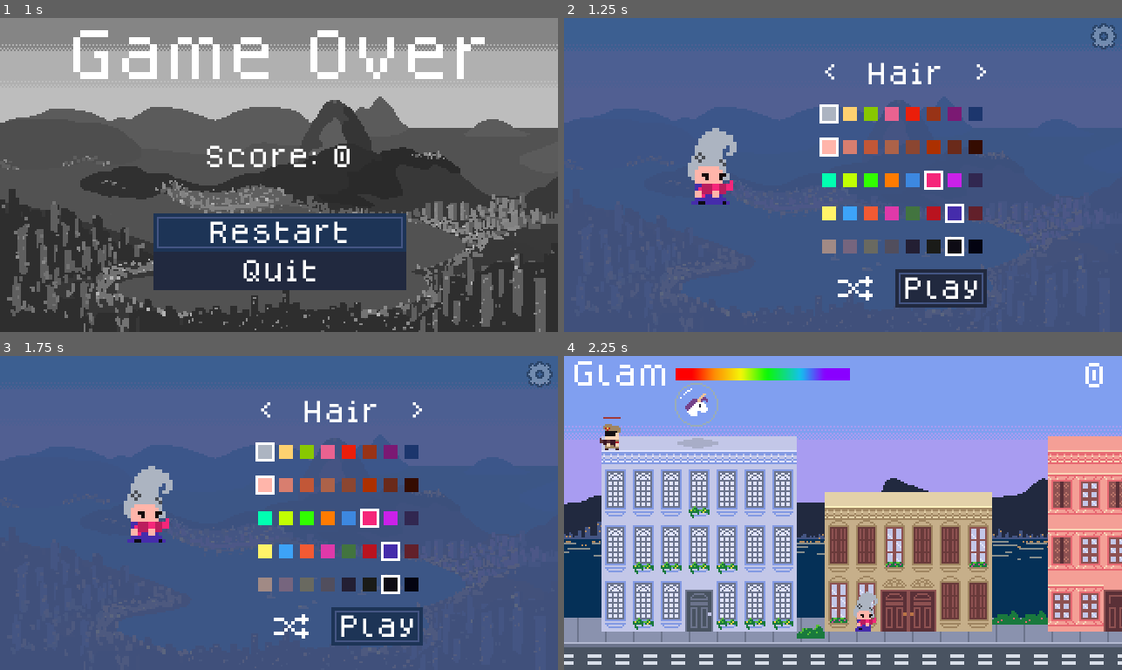
Above: before the commit, frames 1-4 (two rows, left to right).
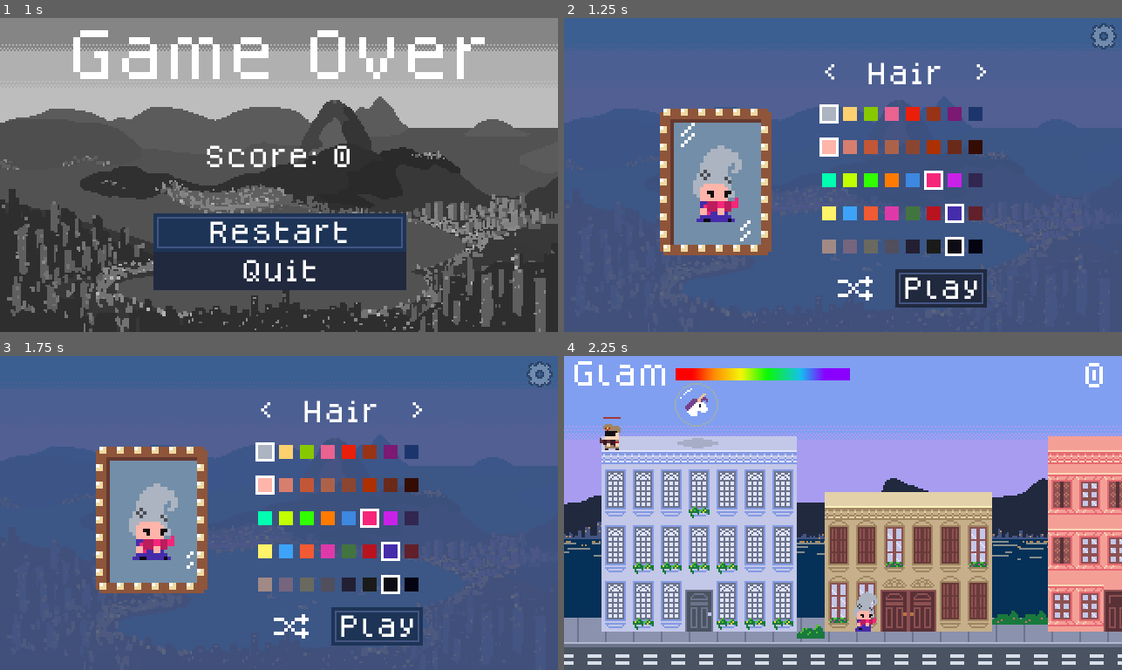
Above: after the commit, the same moments.

Repository: hamiltonromualdo/bring-ur-glam
Game: Godot game, scene res://src/UserInterface/GameOverScreen.tscn
Same seed, same stepped clock (60 frames per second), same inputs: the game is played once before the commit and once after it. This scene is started directly instead of the project's main scene. Sound files missing from this copy of the repository are replaced by a short silence.
Inputs (mouse positions are in pixels of both pictures, inside the frame that each line leads up to):
- Up to frame 1 (1 s): click "Restart" at 0.5 s
- Up to frame 2 (1.25 s): no input
- Up to frame 3 (1.75 s): click "Play" at 1.25 s
- Up to frame 4 (2.25 s): tap Enter (ui_accept) at 2 s; move the mouse to (965, 497) at 2.02 s; hold Right (ui_right) from 2.03 s (still down)

Frame 1 is identical in both runs. In frame 2, 9.0% of the frame differs, in the area x 17-38%, y 28-76%; in frame 3, 9.0%; in frame 4, nothing differs.

Commit message:
Add mirror sprite and animation to customization screen

Diff:
--- a/bring_ur_glam/src/UserInterface/CustomizePlayer.tscn
+++ b/bring_ur_glam/src/UserInterface/CustomizePlayer.tscn
@@ -18,6 +18,39 @@
 [ext_resource path="res://assets/icons/settings_pressed.png" type="Texture" id=16]
 [ext_resource path="res://src/UserInterface/SoundControl.tscn" type="PackedScene" id=17]
 [ext_resource path="res://assets/bg/menu_rio.png" type="Texture" id=18]
+[ext_resource path="res://assets/objects/mirror-Sheet.png" type="Texture" id=19]
+
+[sub_resource type="Animation" id=1]
+resource_name = "New Anim"
+length = 1.1
+loop = true
+tracks/0/type = "value"
+tracks/0/path = NodePath("Mirror:frame")
+tracks/0/interp = 1
+tracks/0/loop_wrap = true
+tracks/0/imported = false
+tracks/0/enabled = true
+tracks/0/keys = {
+"times": PoolRealArray( 0, 0.1, 0.2, 0.3, 0.4, 0.5, 0.6, 0.7, 0.8, 0.9, 1 ),
+"transitions": PoolRealArray( 1, 1, 1, 1, 1, 1, 1, 1, 1, 1, 1 ),
+"update": 1,
+"values": [ 0, 1, 2, 3, 4, 5, 6, 7, 8, 9, 10 ]
+}
+
+[sub_resource type="Animation" id=2]
+length = 0.001
+tracks/0/type = "value"
+tracks/0/path = NodePath("Mirror:frame")
+tracks/0/interp = 1
+tracks/0/loop_wrap = true
+tracks/0/imported = false
+tracks/0/enabled = true
+tracks/0/keys = {
+"times": PoolRealArray( 0 ),
+"transitions": PoolRealArray( 1 ),
+"update": 0,
+"values": [ 0 ]
+}
 
 [node name="CustomizablePlayer" type="Node2D"]
 script = ExtResource( 2 )
@@ -27,7 +60,7 @@
 }
 
 [node name="PlayerImages" parent="." instance=ExtResource( 3 )]
-position = Vector2( 36, 34 )
+position = Vector2( 39, 44 )
 scale = Vector2( 2, 2 )
 
 [node name="CompositionalSprites" parent="PlayerImages" index="0"]
@@ -74,7 +107,7 @@
 rect_min_size = Vector2( 70, 0 )
 bbcode_enabled = true
 bbcode_text = "[center]Hair[/center]"
-text = "[center]Hair[/center]"
+text = "Hair"
 scroll_active = false
 __meta__ = {
 "_edit_use_anchors_": false
@@ -177,6 +210,7 @@
 "_edit_use_anchors_": false
 }
 color = Color( 0.486275, 0.101961, 0.454902, 1 )
+contour = true
 
 [node name="ColorSwatch8" type="TextureButton" parent="Control/VBoxContainer/HairColor" instance=ExtResource( 9 )]
 margin_left = 84.0
@@ -189,7 +223,6 @@
 "_edit_use_anchors_": false
 }
 color = Color( 0.113725, 0.215686, 0.431373, 1 )
-contour = true
 
 [node name="SkinColor" parent="Control/VBoxContainer" instance=ExtResource( 8 )]
 margin_top = 49.0
@@ -331,7 +364,6 @@
 "_edit_use_anchors_": false
 }
 color = Color( 0.196078, 1, 0, 1 )
-contour = true
 
 [node name="ColorSwatch4" type="TextureButton" parent="Control/VBoxContainer/GunColor" instance=ExtResource( 9 )]
 margin_left = 36.0
@@ -356,6 +388,7 @@
 "_edit_use_anchors_": false
 }
 color = Color( 0.243137, 0.537255, 0.882353, 1 )
+contour = true
 
 [node name="ColorSwatch6" type="TextureButton" parent="Control/VBoxContainer/GunColor" instance=ExtResource( 9 )]
 margin_left = 60.0
@@ -420,6 +453,7 @@
 "_edit_use_anchors_": false
 }
 color = Color( 0.243137, 0.643137, 0.976471, 1 )
+contour = true
 
 [node name="ColorSwatch3" type="TextureButton" parent="Control/VBoxContainer/DressColor" instance=ExtResource( 9 )]
 margin_left = 24.0
@@ -468,7 +502,6 @@
 "_edit_use_anchors_": false
 }
 color = Color( 0.729412, 0.0784314, 0.12549, 1 )
-contour = true
 
 [node name="ColorSwatch7" type="TextureButton" parent="Control/VBoxContainer/DressColor" instance=ExtResource( 9 )]
 margin_left = 72.0
@@ -637,6 +670,28 @@
 __meta__ = {
 "_edit_use_anchors_": false
 }
+
+[node name="ColorRect" type="ColorRect" parent="Control/Background"]
+margin_left = 61.0
+margin_top = 58.0
+margin_right = 94.0
+margin_bottom = 64.0
+rect_scale = Vector2( 1.64764, 12.1601 )
+color = Color( 0.454902, 0.560784, 0.662745, 1 )
+__meta__ = {
+"_edit_use_anchors_": false
+}
+
+[node name="Mirror" type="Sprite" parent="Control/Background"]
+position = Vector2( 87, 86 )
+scale = Vector2( 2, 2 )
+texture = ExtResource( 19 )
+hframes = 11
+
+[node name="AnimationPlayer" type="AnimationPlayer" parent="Control/Background"]
+autoplay = "New Anim"
+"anims/New Anim" = SubResource( 1 )
+anims/RESET = SubResource( 2 )
 
 [node name="AudioStreamPlayer" type="AudioStreamPlayer" parent="."]
 stream = ExtResource( 14 )
Binary file added: bring_ur_glam/assets/objects/mirror-Sheet.png
Not shown, added: bring_ur_glam/assets/objects/mirror-Sheet.png.import
Not shown: 1 places in bring_ur_glam/src/UserInterface/CustomizePlayer.tscn that only renumber resources
